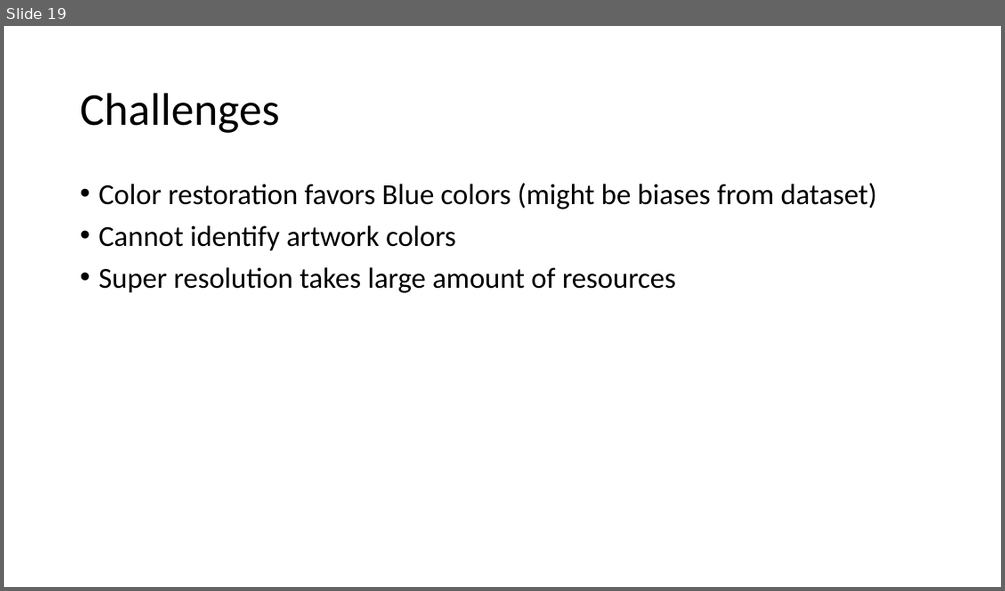
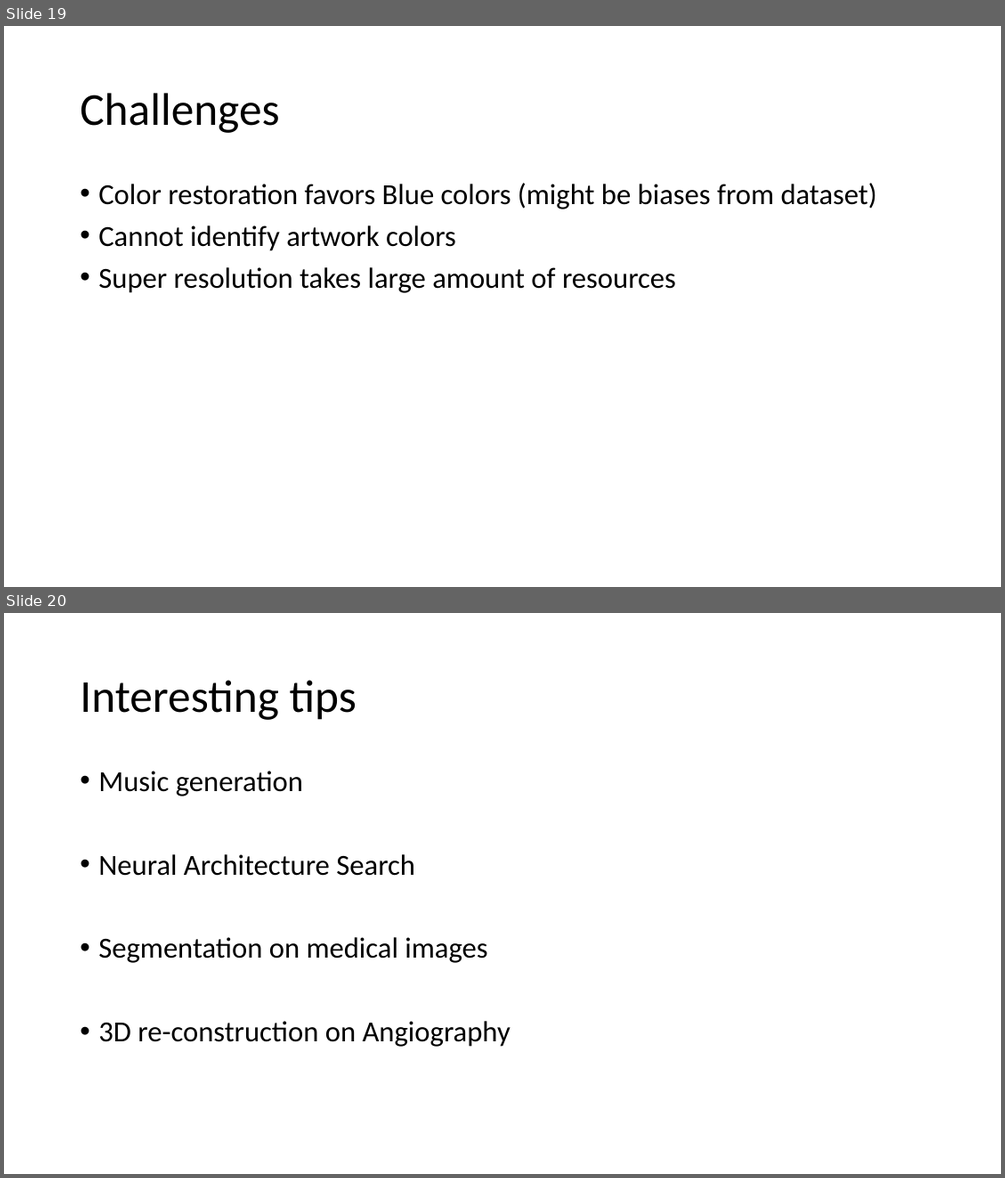
Before and after one commit to GPUPhobia/PaperReview, a slide deck: Proposal.pptx. Shown one above the other, each under a label of ours: slide 19 before the commit, slides 19 and 20 after it. The pictures are 1005x591 and 1005x1178 pixels, drawn with LibreOffice and Linux fonts; fonts in the diff are those of the drawing. Boxes give left, top, right and bottom in pixels: in the first picture for what was removed or moved away, otherwise in the second. Text is boxed around its words. In the diff, an @@ line names an element or a change of style, - is before the commit and + after.

```diff
--- a/Proposal.pptx
+++ b/Proposal.pptx
@@ slide 20 added at (x1=4, y1=613, x2=1001, y2=1174), background #FFFFFF @@
@@ title added at (x1=80, y1=680, x2=356, y2=720), 44 pt, text #000000 @@
+Interesting tips
@@ text added at (x1=98, y1=771, x2=510, y2=1046), 28 pt, text #000000 @@
+• Music generation
+• Neural Architecture Search
+• Segmentation on medical images
+• 3D re-construction on Angiography
```
